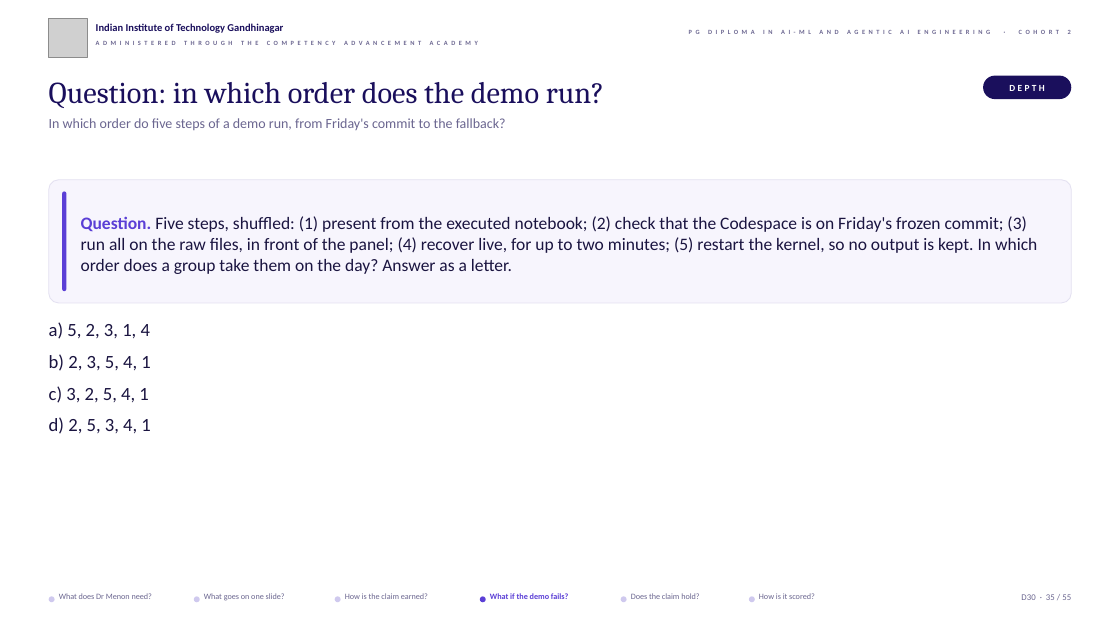
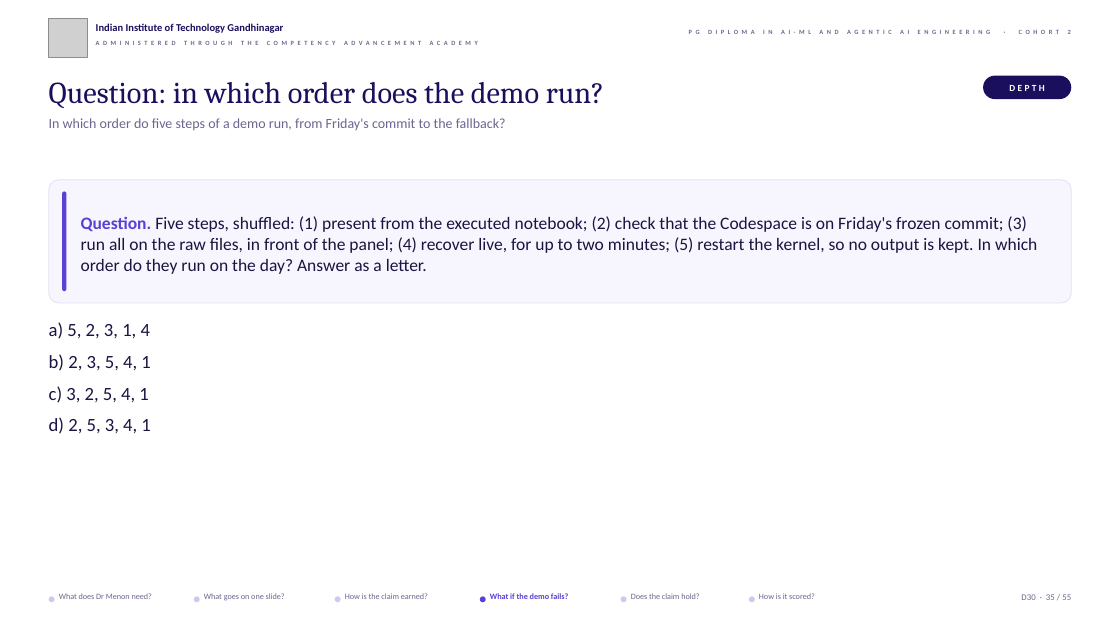
Before and after one commit to fde-academy-lab/c2-content-factory, a slide deck: slide 35 of content/W03/SAT/slides/C2_W03_SAT_presentation_format_STUDENT.pptx. Drawn at 1120x630 pixels with LibreOffice and Linux fonts; fonts in the diff are those of the drawing; grey boxes stand for pictures; background and template pictures are left out. Boxes give left, top, right and bottom in pixels: in the first picture for what was removed or moved away, otherwise in the second. Text is boxed around its words. In the diff, an @@ line names an element or a change of style, - is before the commit and + after.

```diff
--- a/content/W03/SAT/slides/C2_W03_SAT_presentation_format_STUDENT.pptx
+++ b/content/W03/SAT/slides/C2_W03_SAT_presentation_format_STUDENT.pptx
@@ text at bbox=[81, 216, 1037, 274]: text changed @@
-Question. Five steps, shuffled: (1) present from the executed notebook; (2) check that the Codespace is on Friday's frozen commit; (3) run all on the raw files, in front of the panel; (4) recover live, for up to two minutes; (5) restart the kernel, so no output is kept. In which order does a group take them on the day? Answer as a letter.
+Question. Five steps, shuffled: (1) present from the executed notebook; (2) check that the Codespace is on Friday's frozen commit; (3) run all on the raw files, in front of the panel; (4) recover live, for up to two minutes; (5) restart the kernel, so no output is kept. In which order do they run on the day? Answer as a letter.
```
Also in this commit, not shown: 1 other slide changed, 6 other files.
